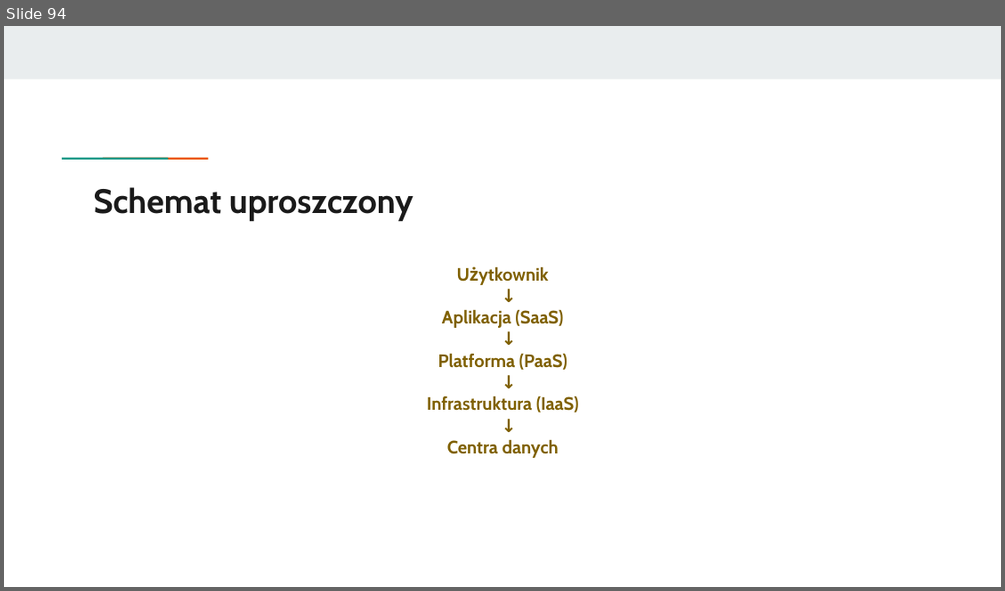
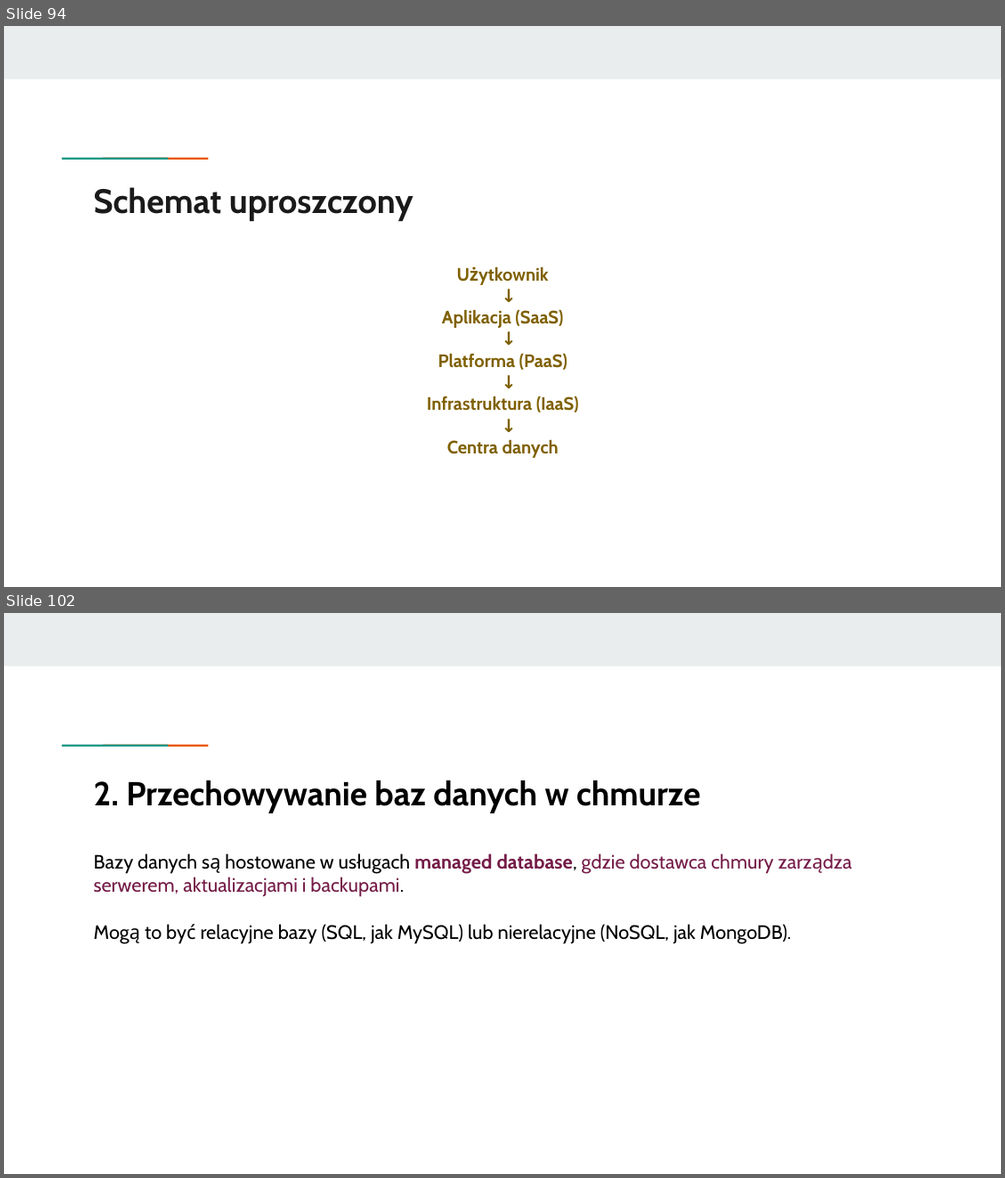
Before and after one commit to KasiaKasia/PRZEDMIOTY, a slide deck: ZASTOSOWANIE_INFORMATYKI/1A-gr_2/Zastosowanie informatyki - 1A gr. 2-plik2.pptx. Shown one above the other, each under a label of ours: slide 94 before the commit, slides 94 and 102 after it; the slides between them are not shown. The pictures are 1005x591 and 1005x1178 pixels, drawn with LibreOffice and Linux fonts; fonts in the diff are those of the drawing. Boxes give left, top, right and bottom in pixels: in the first picture for what was removed or moved away, otherwise in the second. Text is boxed around its words. In the diff, an @@ line names an element or a change of style, - is before the commit and + after.

```diff
--- a/ZASTOSOWANIE_INFORMATYKI/1A-gr_2/Zastosowanie informatyki - 1A gr. 2-plik2.pptx
+++ b/ZASTOSOWANIE_INFORMATYKI/1A-gr_2/Zastosowanie informatyki - 1A gr. 2-plik2.pptx
@@ slide 102 added at (x1=4, y1=613, x2=1001, y2=1174), background #FFFFFF; not listed: 3 template elements that a slide beside it also shows @@
@@ title added at (x1=94, y1=780, x2=700, y2=813), 24 pt, text #000000, bold @@
+2. Przechowywanie baz danych w chmurze
@@ text added at (x1=94, y1=853, x2=792, y2=943), 14 pt, text #000000 @@
+Bazy danych są hostowane w usługach managed database, gdzie dostawca chmury zarządza serwerem, aktualizacjami i backupami.
+Mogą to być relacyjne bazy (SQL, jak MySQL) lub nierelacyjne (NoSQL, jak MongoDB).
```
Also in this commit, not shown: 13 other slides added, 1 slide removed, 1 other file.
